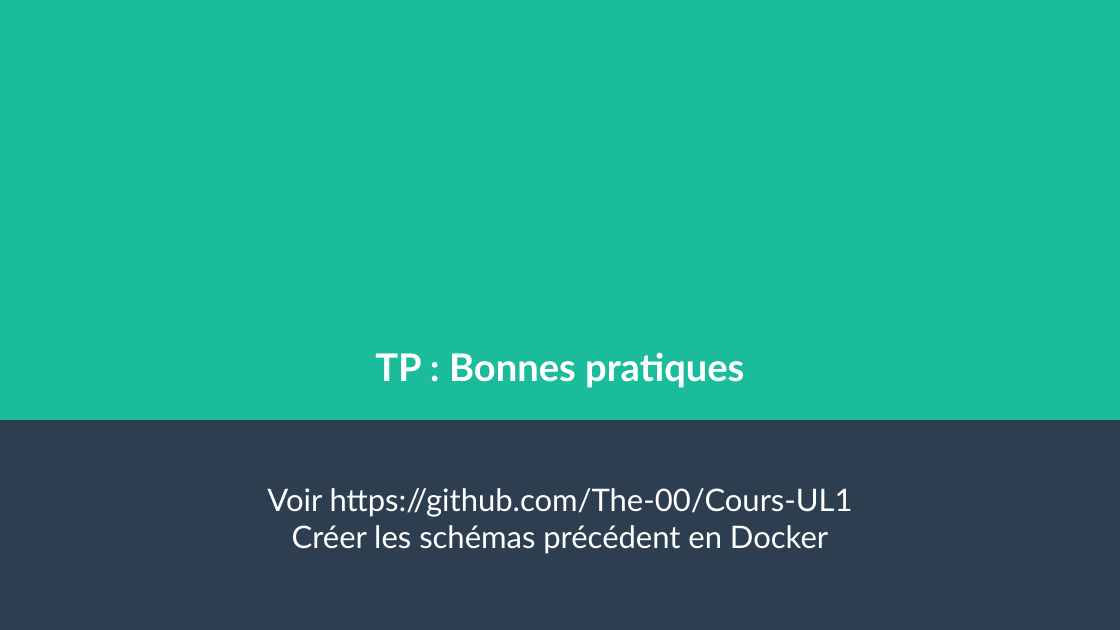
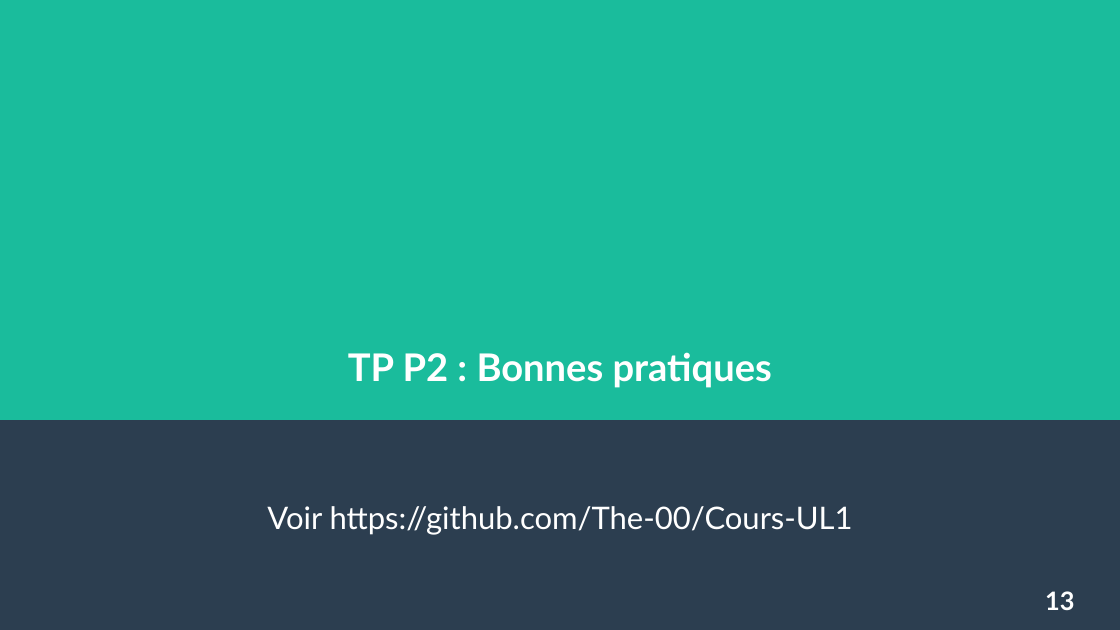
Before and after one commit to The-00/Cours-UL1, a slide deck: slide 13 of support-de-cours.odp (slide 14 before the commit). Drawn at 1120x630 pixels with LibreOffice and Linux fonts; fonts in the diff are those of the drawing. Boxes give left, top, right and bottom in pixels: in the first picture for what was removed or moved away, otherwise in the second. Text is boxed around its words. In the diff, an @@ line names an element or a change of style, - is before the commit and + after.

```diff
--- a/support-de-cours.odp
+++ b/support-de-cours.odp
@@ title at (x1=348, y1=352, x2=772, y2=388): text changed @@
-TP : Bonnes pratiques
+TP P2 : Bonnes pratiques
@@ subtitle at (x1=292, y1=525, x2=828, y2=554): paragraph removed @@
-Créer les schémas précédent en Docker
@@ page number added at (x1=1045, y1=591, x2=1074, y2=610), 18 pt, text #FFFFFF, bold @@
+13
```
Also in this commit, not shown: 9 other slides changed, 3 slides added.
